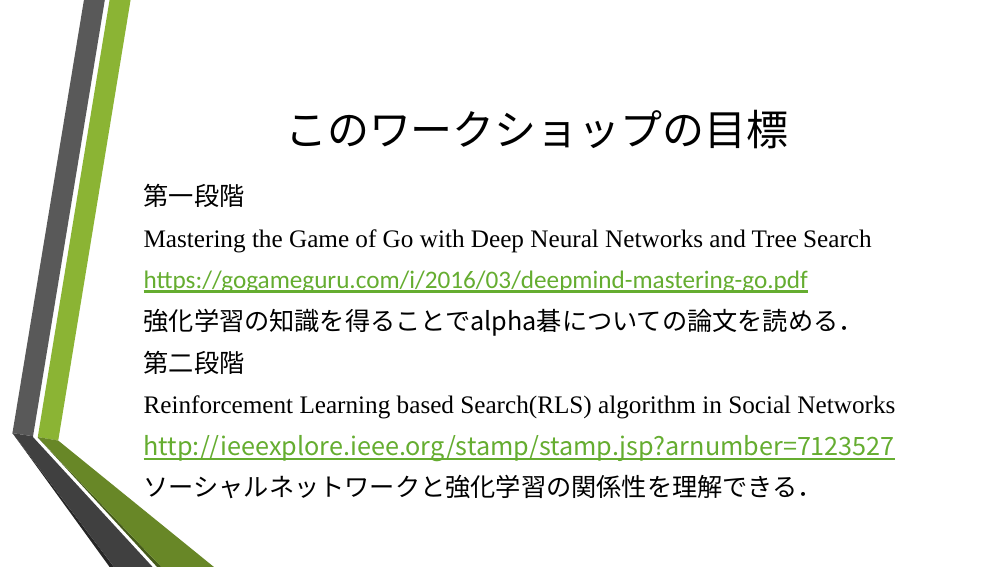
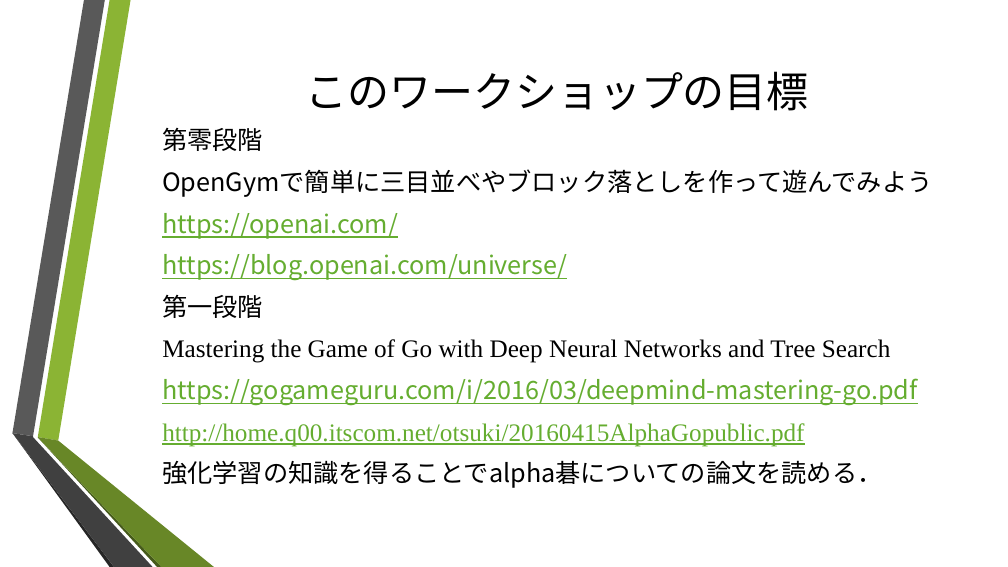
Before and after one commit to makototakamatsu/rainforcement_learning, a slide deck: slide 2 of 強化学習入門2.pptx. Drawn at 1008x567 pixels with LibreOffice and Linux fonts; fonts in the diff are those of the drawing; background and template pictures are left out. Boxes give left, top, right and bottom in pixels: in the first picture for what was removed or moved away, otherwise in the second. Text is boxed around its words. In the diff, an @@ line names an element or a change of style, - is before the commit and + after.

Commit message:
For reinforcement learning worlshop

```diff
--- a/強化学習入門2.pptx
+++ b/強化学習入門2.pptx
@@ title "このワークショップの目標": place and size @@
-title "このワークショップの目標" at bbox=[285, 109, 788, 149]
+title "このワークショップの目標" at bbox=[305, 71, 808, 111]
@@ text "第零段階": place and size @@
-text "第零段階" at bbox=[144, 184, 895, 498]
+text "第零段階" at bbox=[162, 128, 932, 488]
@@ text at bbox=[162, 128, 932, 281]: paragraphs added @@
+第零段階
+OpenGymで簡単に三目並べやブロック落としを作って遊んでみよう
+https://openai.com/
+https://blog.openai.com/universe/
@@ text at bbox=[144, 351, 895, 498]: paragraphs removed @@
-第二段階
-Reinforcement Learning based Search(RLS) algorithm in Social Networks
-http://ieeexplore.ieee.org/stamp/stamp.jsp?arnumber=7123527
-ソーシャルネットワークと強化学習の関係性を理解できる．
@@ text at bbox=[162, 378, 917, 406]: font Calibri to Noto Sans CJK JP in "https://gogameguru.com/i/2016/03/deepmind-mastering-go.pdf" @@
@@ text at bbox=[162, 423, 804, 447]: paragraph added @@
+http://home.q00.itscom.net/otsuki/20160415AlphaGopublic.pdf
```
Also in this commit, not shown: 5 other slides changed, 7 slides added, 2 slides removed.
